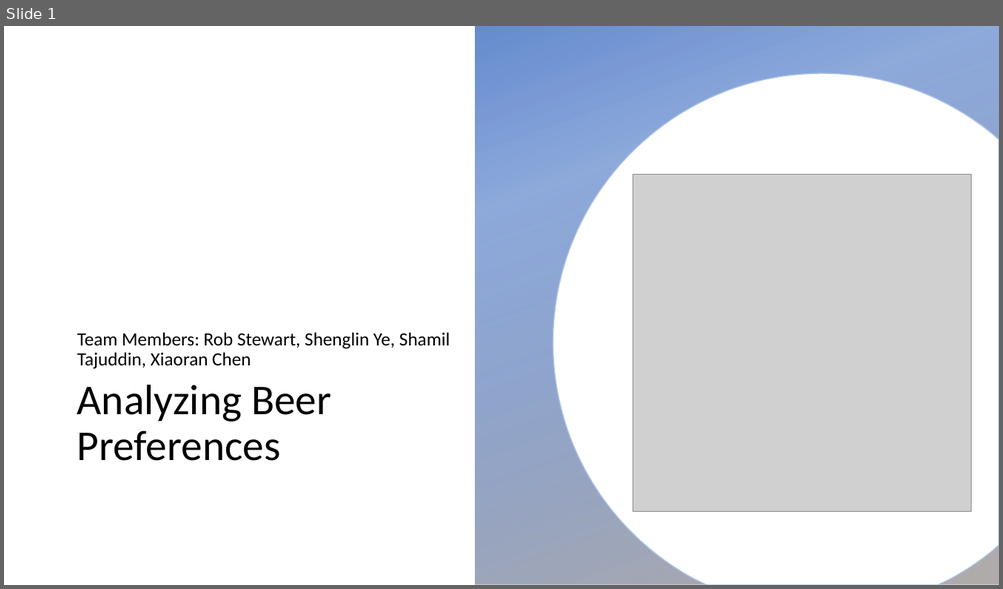
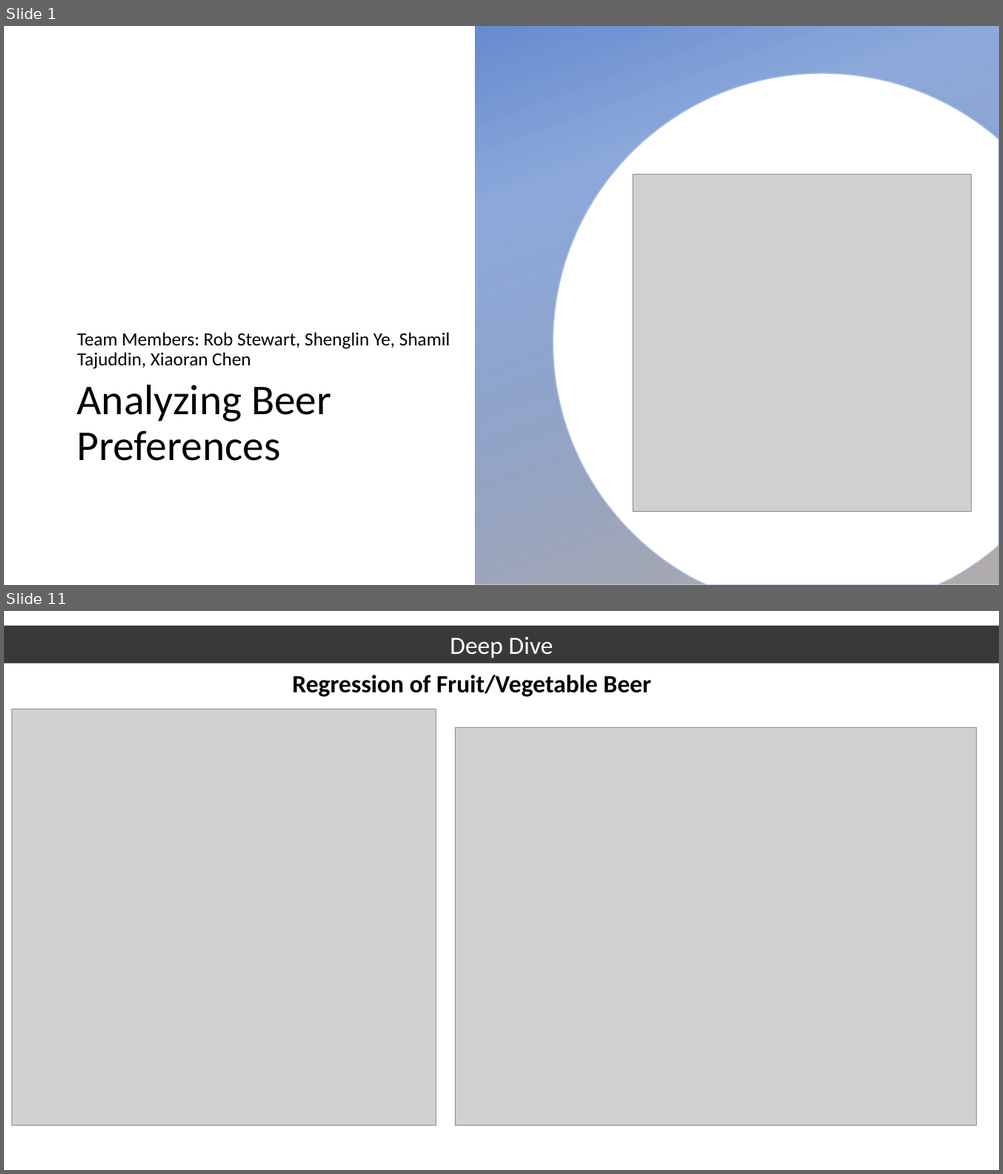
Before and after one commit to RobStewartJr/Project1, a slide deck: Where to Git beer.pptx. Shown one above the other, each under a label of ours: slide 1 before the commit, slides 1 and 11 after it; the slides between them are not shown. The pictures are 1003x589 and 1003x1174 pixels, drawn with LibreOffice and Linux fonts; fonts in the diff are those of the drawing; grey boxes stand for pictures; background and template pictures are left out. Boxes give left, top, right and bottom in pixels: in the first picture for what was removed or moved away, otherwise in the second. Text is boxed around its words. In the diff, an @@ line names an element or a change of style, - is before the commit and + after.

```diff
--- a/Where to Git beer.pptx
+++ b/Where to Git beer.pptx
@@ slide 11 added at (x1=4, y1=611, x2=999, y2=1170), background #FFFFFF @@
@@ rectangle added at (x1=4, y1=626, x2=999, y2=664), fill #3B3838, 24 pt, text #FFFFFF @@
+Deep Dive
@@ text added at (x1=292, y1=675, x2=652, y2=697), 24 pt, text #000000, bold @@
+Regression of Fruit/Vegetable Beer
@@ picture added at (x1=12, y1=709, x2=436, y2=1126) @@
@@ picture added at (x1=455, y1=727, x2=977, y2=1126) @@
```
Also in this commit, not shown: 1 slide changed, 8 other slides added, 6 slides removed, 2 other files.
